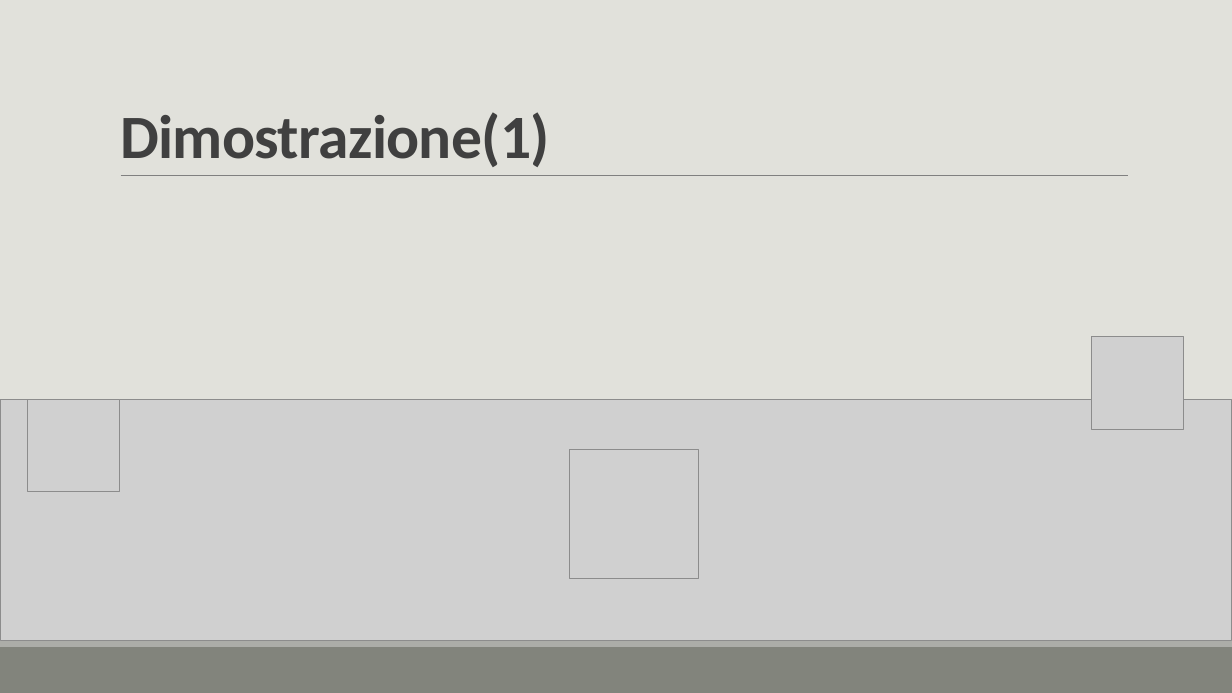
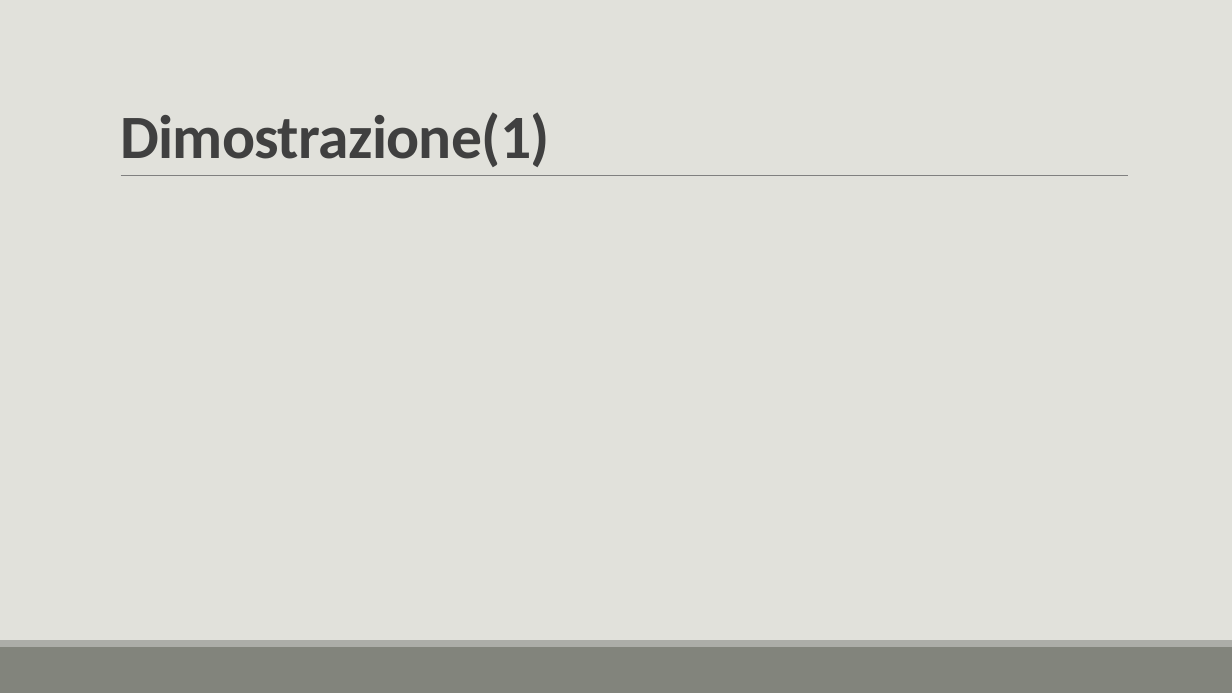
Before and after one commit to lory9894University/mcad, a slide deck: slide 13 of Prensentazione_V2.pptx. Drawn at 1232x693 pixels with LibreOffice and Linux fonts; fonts in the diff are those of the drawing; grey boxes stand for pictures. Boxes give left, top, right and bottom in pixels: in the first picture for what was removed or moved away, otherwise in the second. Text is boxed around its words. In the diff, an @@ line names an element or a change of style, - is before the commit and + after.

```diff
--- a/Prensentazione_V2.pptx
+++ b/Prensentazione_V2.pptx
@@ picture removed at [1092, 337, 1184, 430] @@
@@ picture removed at [1126, 343, 1151, 380] @@
@@ picture removed at [0, 399, 1232, 640] @@
@@ picture removed at [28, 399, 120, 492] @@
@@ picture removed at [62, 405, 87, 442] @@
@@ picture removed at [570, 450, 699, 579] @@
```
Also in this commit, not shown: 5 other slides changed.
